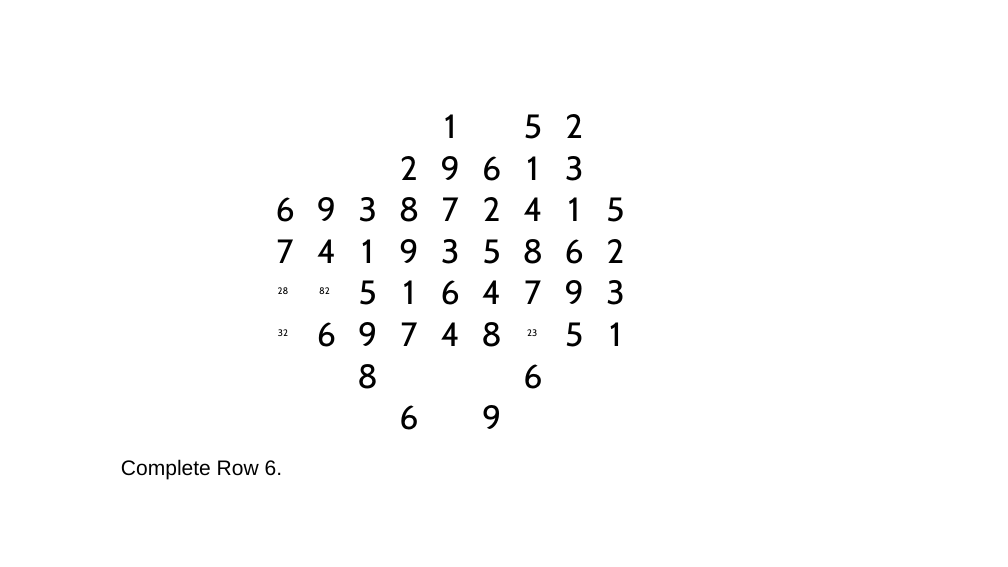
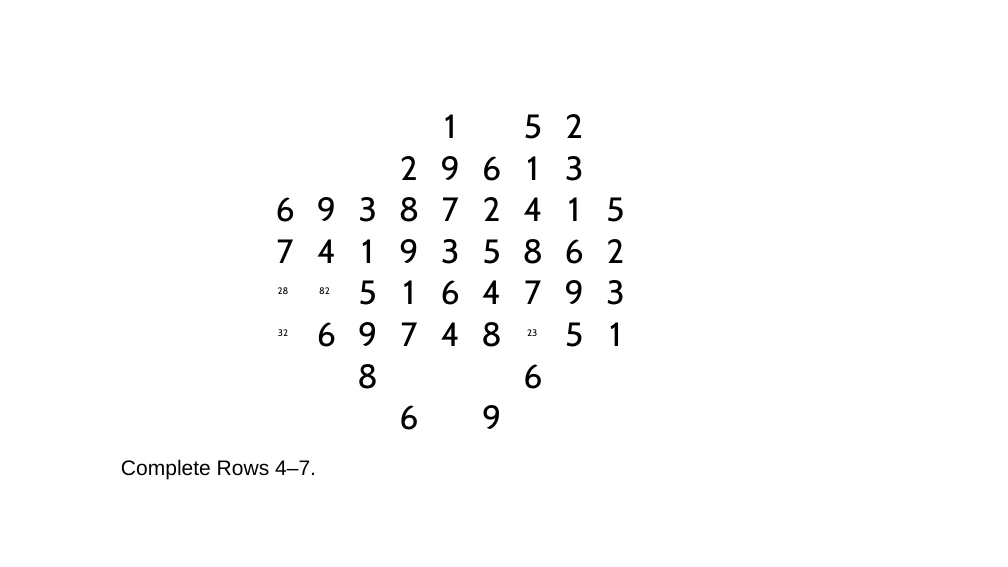
Before and after one commit to jhardis/WSJ_Number_Puzzles, a slide deck: slide 24 of 20260418_2.pptx. Drawn at 1008x567 pixels with LibreOffice and Linux fonts; fonts in the diff are those of the drawing; background and template pictures are left out. Boxes give left, top, right and bottom in pixels: in the first picture for what was removed or moved away, otherwise in the second. Text is boxed around its words. In the diff, an @@ line names an element or a change of style, - is before the commit and + after.

```diff
--- a/20260418_2.pptx
+++ b/20260418_2.pptx
@@ text at (121, 459, 316, 480): text changed @@
-Complete Row 6.
+Complete Rows 4–7.
```
Also in this commit, not shown: 1 other file.
